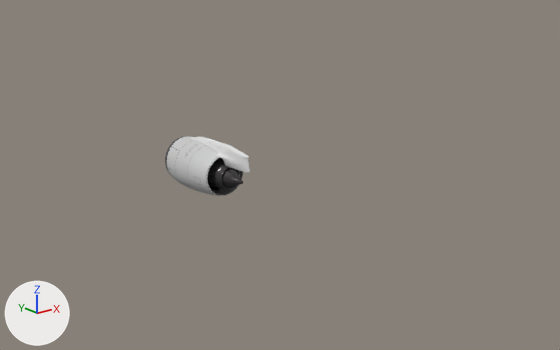
Renders of the Blender file main.blend from each side of a commit.
One viewpoint serves both versions: a 50 mm lens placed at (-13.67, -24.26, 8.86), pointed at (3.21, -3.15, 0.42). Lighting does not change. The marker at lower left points along +X, +Y and +Z.

Script lines for the objects in view, before the commit:
```python
me_cylinder = bpy.data.meshes.new('Cylinder')
me_cylinder.from_pydata(...)  # 288 vertices, 225 faces; spans x -1.2..1.0, y -1.29..1.29, z -0.36..4.03
me_cylinder.polygons.foreach_set('use_smooth', [True] * 225)
# faces by material slot: [181, 44]
me_cylinder.materials.append(mat_exhaust)  # dark grey #524f50
me_cylinder.materials.append(mat_interior_cone)  # black #000000
me_torus = bpy.data.meshes.new('Torus')
me_torus.from_pydata(...)  # 719 vertices, 721 faces; spans x -1.89..1.15, y -1.36..1.36, z -3.82..2.47
me_torus.polygons.foreach_set('use_smooth', [True] * 721)
# faces by material slot: [236, 192, 240, 53]
me_torus.materials.append(mat_main)  # picture img_cowling
me_torus.materials.append(mat_tip)  # grey #777777
me_torus.materials.append(mat_inner)  # dark grey #6b6b6b
me_torus.materials.append(mat_pylon)  # white #e7e7e7
ob_cowling = bpy.data.objects.new('Cowling', me_torus)
ob_cowling.location = (2.24, 0.1, -0.08)
ob_cowling.rotation_euler = (-1.571, 1.571, 0.0)  # degrees (-90, 90, 0)
ob_cowling.scale = (0.745, 0.745, 0.745)
_m = ob_cowling.modifiers.new('Subdivision', 'SUBSURF')
_m.levels = 2
ob_cylinder = bpy.data.objects.new('Cylinder', me_cylinder)
ob_cylinder.location = (2.23, -1.91, 0.01)
ob_cylinder.rotation_euler = (0.0, 1.571, 1.571)  # degrees (0, 90, 90)
ob_cylinder.scale = (0.724, 0.724, 0.724)
_m = ob_cylinder.modifiers.new('Solidify', 'SOLIDIFY')
_m.thickness = 0.05
```
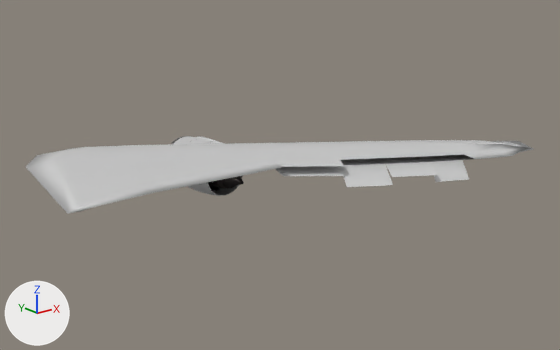
Where the change shows, as pixel boxes (x1, y1, x2, y2) in the pictures (560 x 350 px):
'Cube', added
    after: (26, 140, 533, 213)
    faces in mat_wing (light grey #cecece): (26, 140, 533, 213)
'Cowling', unchanged, covered by the edit
    before: (165, 136, 250, 196)
    after: (171, 136, 242, 196)

The change, as a list of edits to the scene's bpy script:
```text
Add mat_wing:
    mat_wing = principled_material('wing')
    mat_wing.base_color = (0.615, 0.615, 0.615)  # light grey #cecece
Add mat_leadingedge:
    mat_leadingedge = principled_material('leadingedge')
    mat_leadingedge.base_color = (0.253, 0.253, 0.253)  # grey #8a8a8a
Add me_cube:
    me_cube.from_pydata(...)  # 136 vertices, 121 faces, 9 loose edges; spans x -7.1..10.0, y -6.9..4.0, z -1.2..-0.3
    me_cube.polygons.foreach_set('use_smooth', [True] * 121)
    # faces by material slot: [103, 18]
    me_cube.materials.append(mat_wing)  # light grey #cecece
    me_cube.materials.append(mat_leadingedge)  # grey #8a8a8a
Add ob_cube:
    ob_cube = bpy.data.objects.new('Cube', me_cube)
    ob_cube.location = (1.66, -1.7, 1.76)
```
